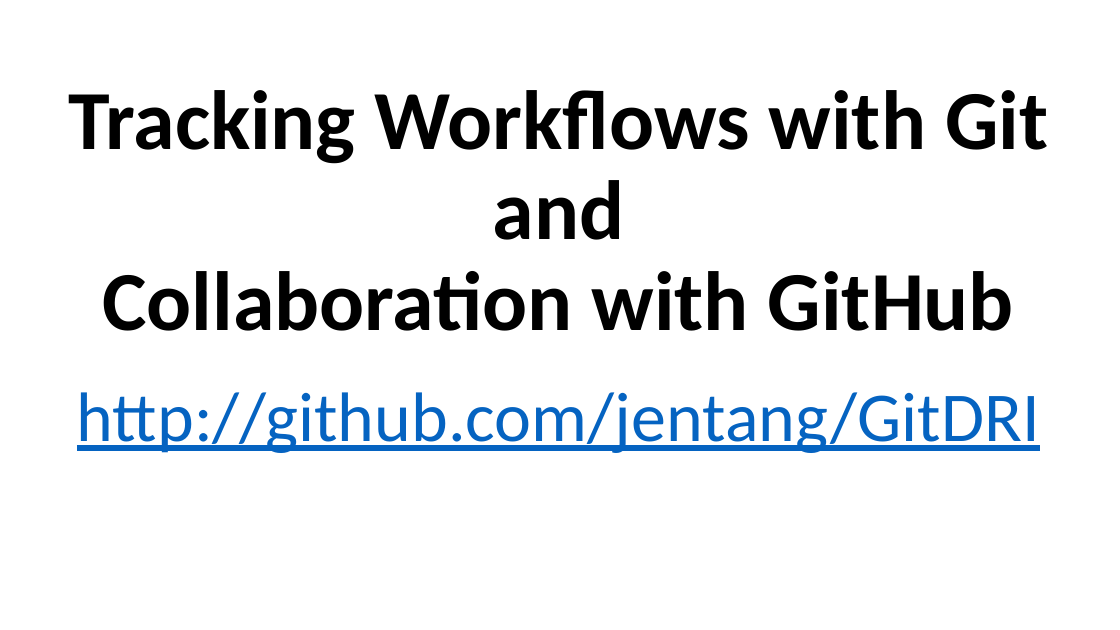
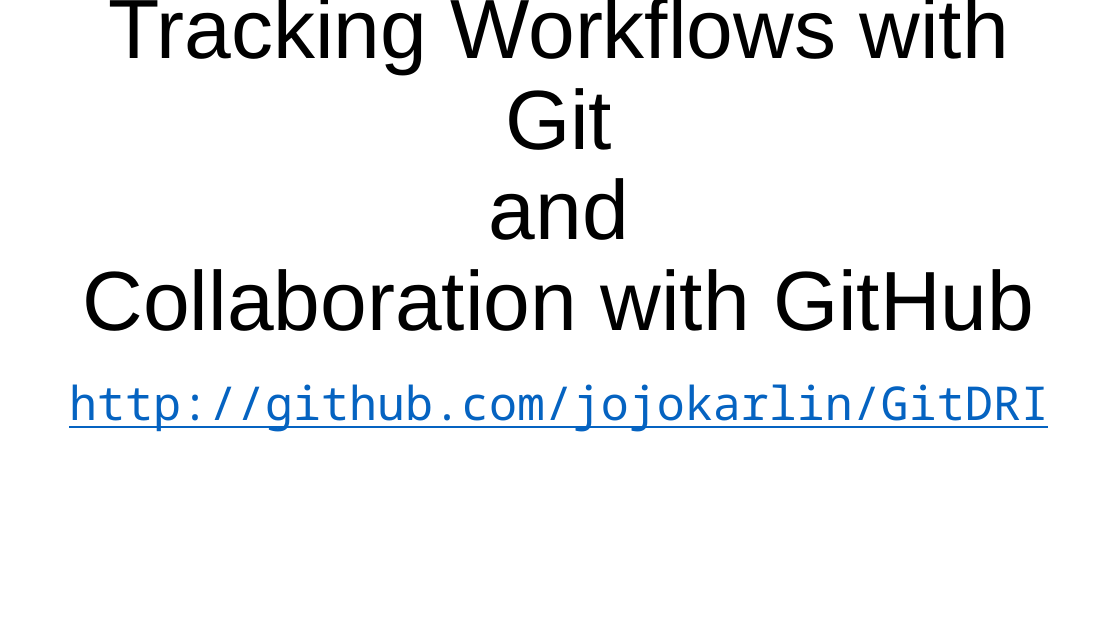
Before and after one commit to jojokarlin/Git_DRI_Jan_2017, a slide deck: slide 1 of GitPres.pptx. Drawn at 1120x630 pixels with LibreOffice and Linux fonts; fonts in the diff are those of the drawing. Boxes give left, top, right and bottom in pixels: in the first picture for what was removed or moved away, otherwise in the second. Text is boxed around its words. In the diff, an @@ line names an element or a change of style, - is before the commit and + after.

```diff
--- a/GitPres.pptx
+++ b/GitPres.pptx
@@ title "Tracking Workflows with Git and ..." at <box>82,0,1034,331</box>: font Calibri to Arial, bold off @@
@@ subtitle at <box>69,384,1049,432</box>: text changed; size 60 to 40 pt; font Calibri to Noto Sans Mono @@
-http://github.com/jentang/GitDRI
+http://github.com/jojokarlin/GitDRI
```
Also in this commit, not shown: 11 other slides changed, 1 other file.
